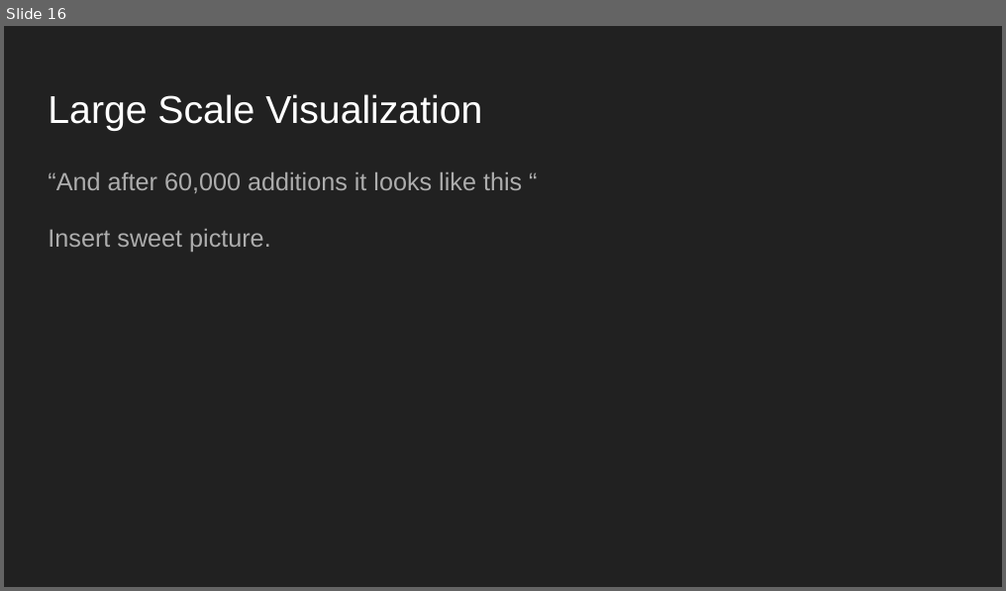
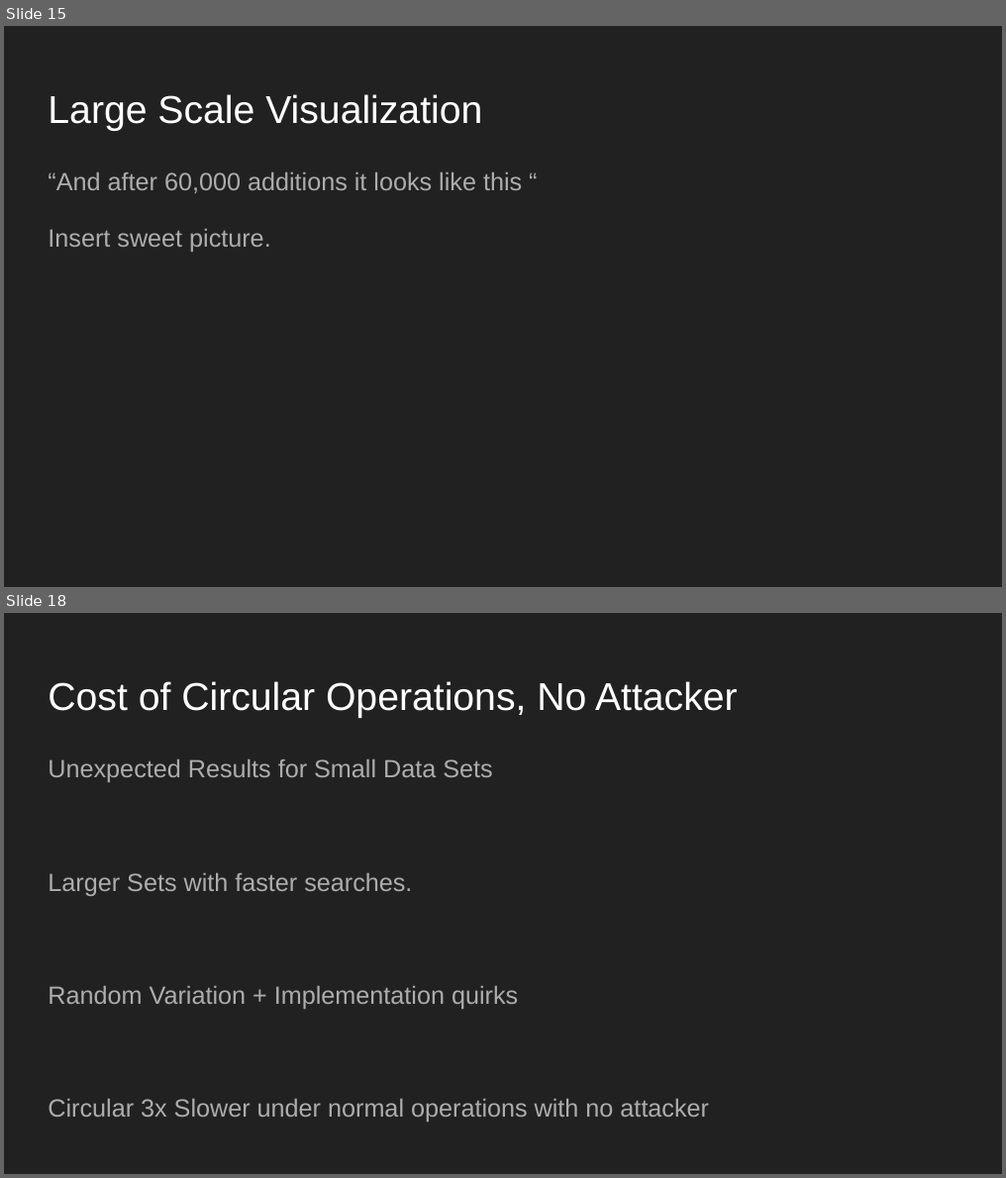
Before and after one commit to JSoddy/432-team10-project, a slide deck: Video/Final Video.pptx. Shown one above the other, each under a label of ours: slide 16 before the commit, slides 15 and 18 after it; the slides between them are not shown. The pictures are 1006x591 and 1006x1178 pixels, drawn with LibreOffice and Linux fonts; fonts in the diff are those of the drawing. Boxes give left, top, right and bottom in pixels: in the first picture for what was removed or moved away, otherwise in the second. Text is boxed around its words. In the diff, an @@ line names an element or a change of style, - is before the commit and + after.

Commit message:
Updated version of PPT
Still need small scale visualizations and one large scale.

```diff
--- a/Video/Final Video.pptx
+++ b/Video/Final Video.pptx
@@ slide 18 added at [4,613,1002,1174], background #212121 @@
@@ title added at [48,681,738,718], 28 pt, text #FFFFFF @@
+Cost of Circular Operations, No Attacker
@@ text added at [48,760,709,1122], 18 pt, text #ADADAD @@
+Unexpected Results for Small Data Sets
+Larger Sets with faster searches.
+Random Variation + Implementation quirks
+Circular 3x Slower under normal operations with no attacker
@@ what was slide 16 is now slide 15 @@
```
Also in this commit, not shown: 8 slides changed, 15 other slides added, 17 slides removed.
